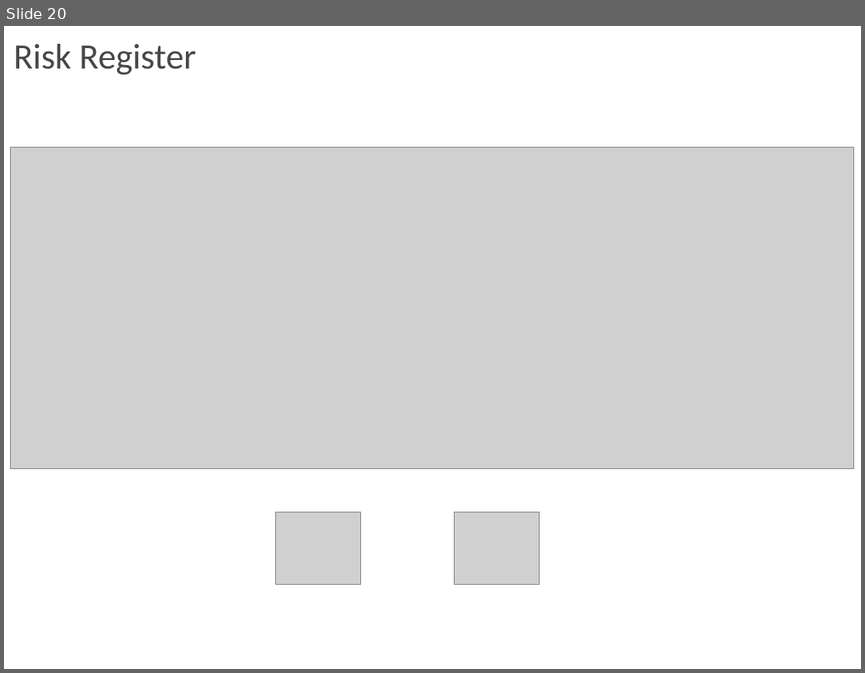
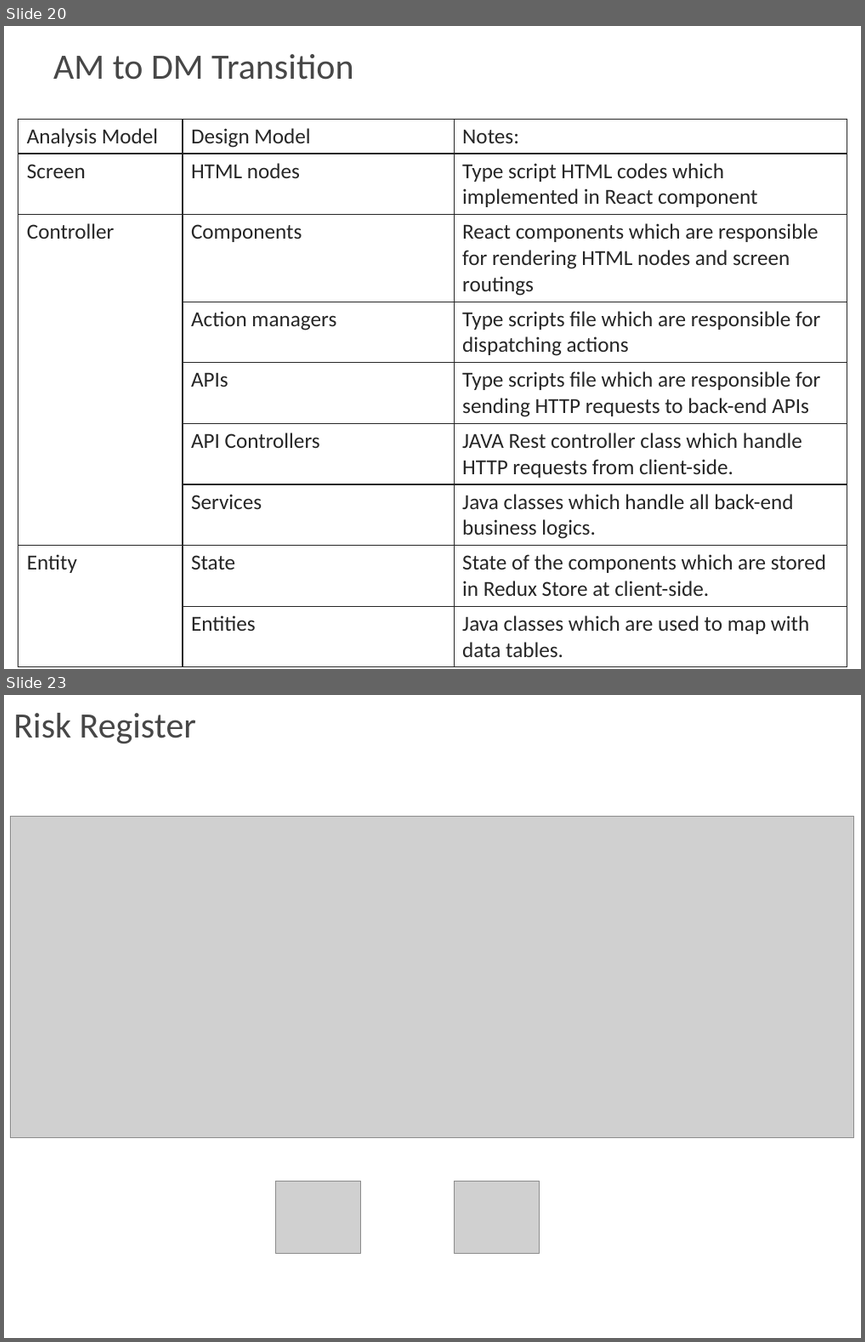
Before and after one commit to MrNayLA/SE25PT7SERIS, a slide deck: MGMT/REPORT/PPT/WORK IN PROGRESS/3 RAM Project Presentation - Iter2.pptx. Shown one above the other, each under a label of ours: slide 20 before the commit, slides 20 and 23 after it; the slides between them are not shown. The pictures are 865x673 and 865x1342 pixels, drawn with LibreOffice and Linux fonts; fonts in the diff are those of the drawing; grey boxes stand for pictures; background and template pictures are left out. Boxes give left, top, right and bottom in pixels: in the first picture for what was removed or moved away, otherwise in the second. Text is boxed around its words. In the diff, an @@ line names an element or a change of style, - is before the commit and + after.

```diff
--- a/MGMT/REPORT/PPT/WORK IN PROGRESS/3 RAM Project Presentation - Iter2.pptx
+++ b/MGMT/REPORT/PPT/WORK IN PROGRESS/3 RAM Project Presentation - Iter2.pptx
@@ slide 20 added at bbox=[4, 26, 861, 669], background picture (left out) @@
@@ title added at bbox=[53, 54, 353, 80], 30 pt, text #474747 @@
+AM to DM Transition
@@ table added at bbox=[18, 119, 847, 660], 9 rows, 3 columns @@
+Analysis Model | Design Model | Notes:
+Screen | HTML nodes | Type script HTML codes which implemented in React component
+Controller | Components | React components which are responsible for rendering HTML nodes and screen routings
+ | Action managers | Type scripts file which are responsible for dispatching actions
+ | APIs | Type scripts file which are responsible for sending HTTP requests to back-end APIs
+ | API Controllers | JAVA Rest controller class which handle HTTP requests from client-side.
+ | Services | Java classes which handle all back-end business logics.
+Entity | State | State of the components which are stored in Redux Store at client-side.
+ | Entities | Java classes which are used to map with data tables.
@@ what was slide 20 is now slide 23 @@
```
Also in this commit, not shown: 7 slides changed, 7 other slides added, 2 slides removed.
